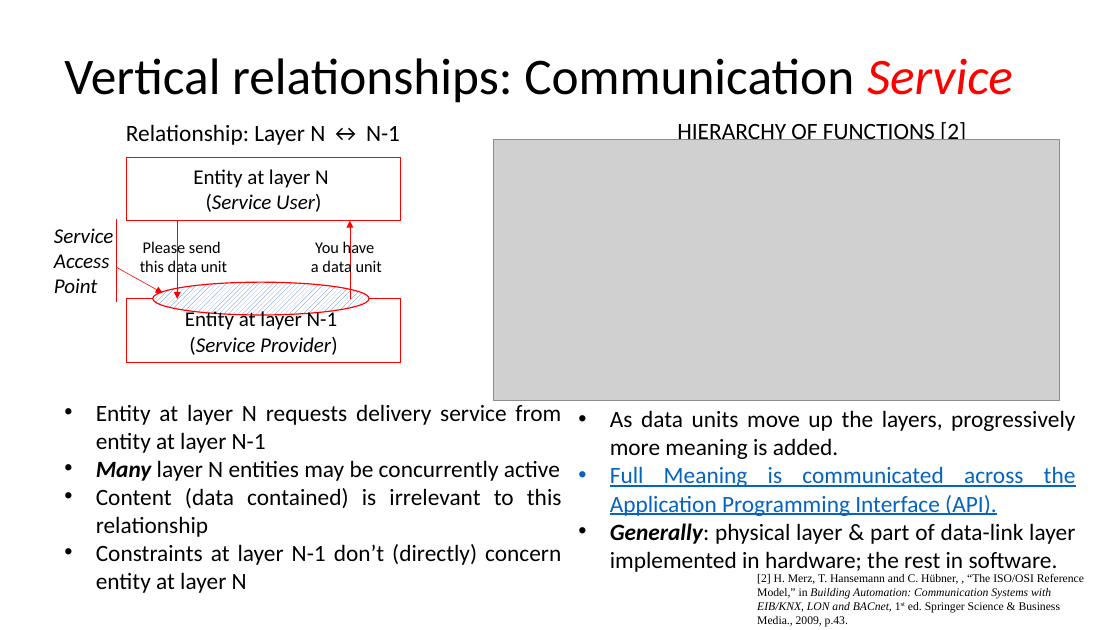
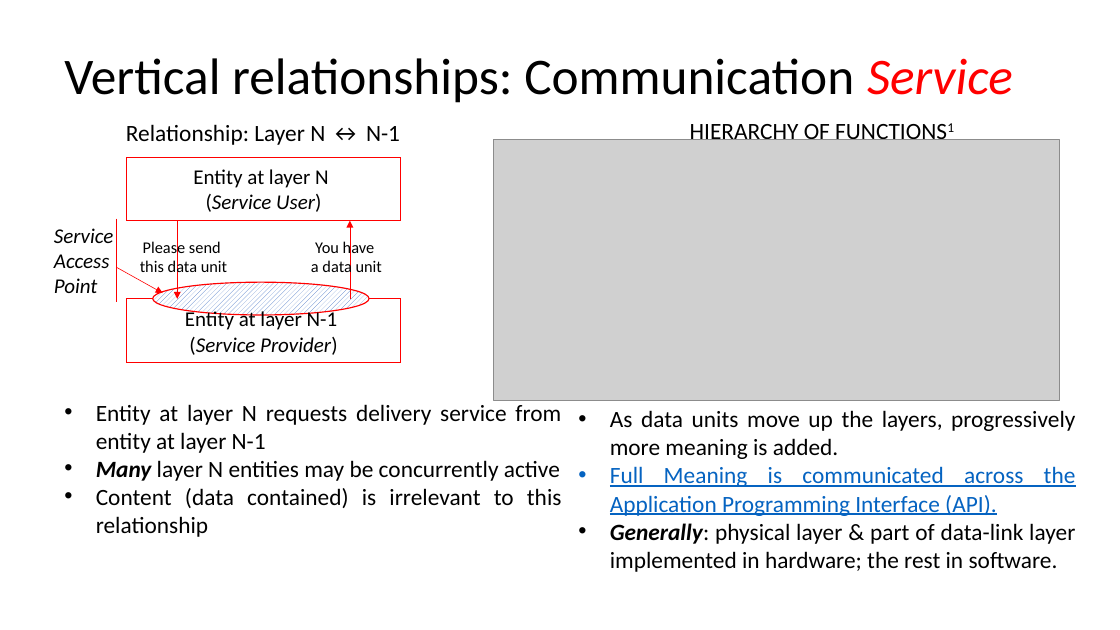
Before and after one commit to lukacassar/hw, a slide deck: slide 36 of CCE2414/1. Networking Foundations.pptx. Drawn at 1120x630 pixels with LibreOffice and Linux fonts; fonts in the diff are those of the drawing; grey boxes stand for pictures. Boxes give left, top, right and bottom in pixels: in the first picture for what was removed or moved away, otherwise in the second. Text is boxed around its words. In the diff, an @@ line names an element or a change of style, - is before the commit and + after.

```diff
--- a/CCE2414/1. Networking Foundations.pptx
+++ b/CCE2414/1. Networking Foundations.pptx
@@ text at bbox=[690, 124, 830, 140]: text changed @@
-HIERARCHY OF FUNCTIONS [2]
+HIERARCHY OF FUNCTIONS1
@@ text at bbox=[96, 544, 561, 593]: paragraph removed @@
-• Constraints at layer N-1 don’t (directly) concern entity at layer N
@@ text removed at bbox=[757, 574, 1084, 627] @@
-[2] H. Merz, T. Hansemann and C. Hübner, , “The ISO/OSI Reference Model,” in Building Automation: Communication Systems with EIB/KNX, LON and BACnet, 1st ed. Springer Science & Business Media., 2009, p.43.
```
Also in this commit, not shown: 54 other slides changed, 12 slides added, 5 slides removed.
